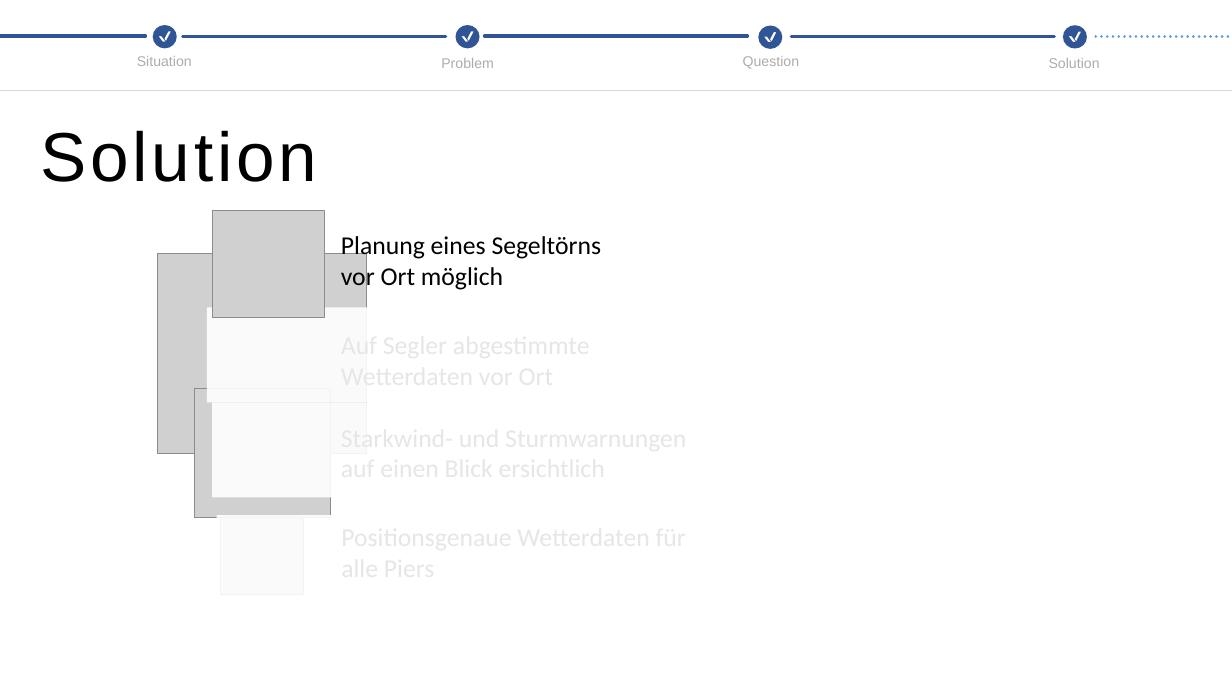
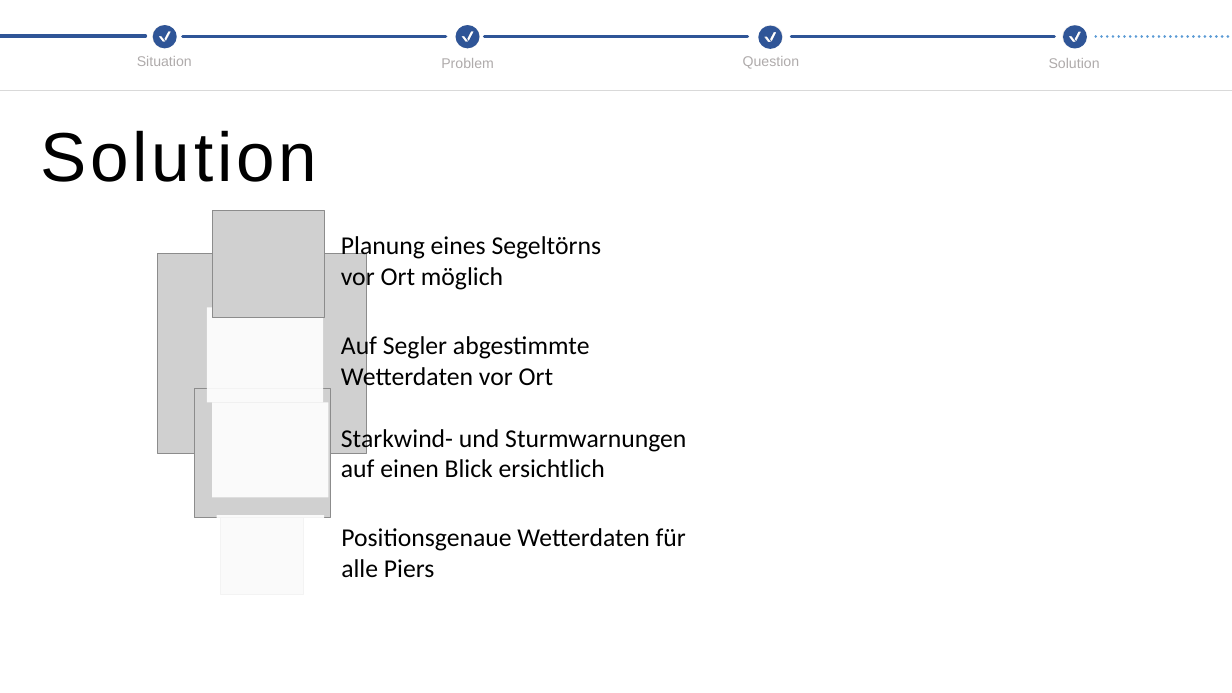
Before and after one commit to roman-studer/fhnw-ds-hs2019-weatherstation, a slide deck: slide 6 of presentation/Pitch_Wettermonitor.pptx. Drawn at 1232x693 pixels with LibreOffice and Linux fonts; fonts in the diff are those of the drawing; grey boxes stand for pictures. Boxes give left, top, right and bottom in pixels: in the first picture for what was removed or moved away, otherwise in the second. Text is boxed around its words. In the diff, an @@ line names an element or a change of style, - is before the commit and + after.

```diff
--- a/presentation/Pitch_Wettermonitor.pptx
+++ b/presentation/Pitch_Wettermonitor.pptx
@@ rectangle: place and size @@
-rectangle at [207, 308, 685, 403]
+rectangle at [207, 308, 323, 403]
@@ text added at [341, 333, 590, 391], 20 pt, text #000000 @@
+Auf Segler abgestimmte Wetterdaten vor Ort
@@ rectangle: place and size @@
-rectangle at [213, 402, 690, 497]
+rectangle at [213, 402, 329, 497]
@@ text added at [341, 426, 686, 478], 20 pt, text #000000 @@
+Starkwind- und Sturmwarnungen auf einen Blick ersichtlich
@@ rectangle: place and size @@
-rectangle at [217, 515, 695, 610]
+rectangle at [217, 515, 324, 610]
@@ text added at [341, 528, 686, 577], 20 pt, text #000000 @@
+Positionsgenaue Wetterdaten für alle Piers
```
Also in this commit, not shown: 1 other slide changed.
